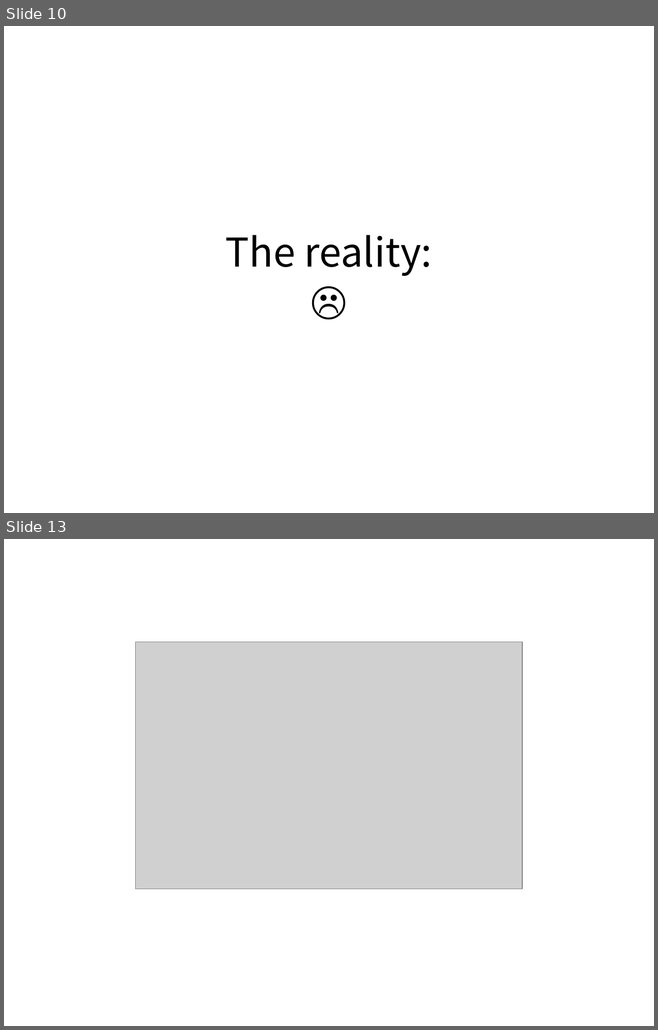
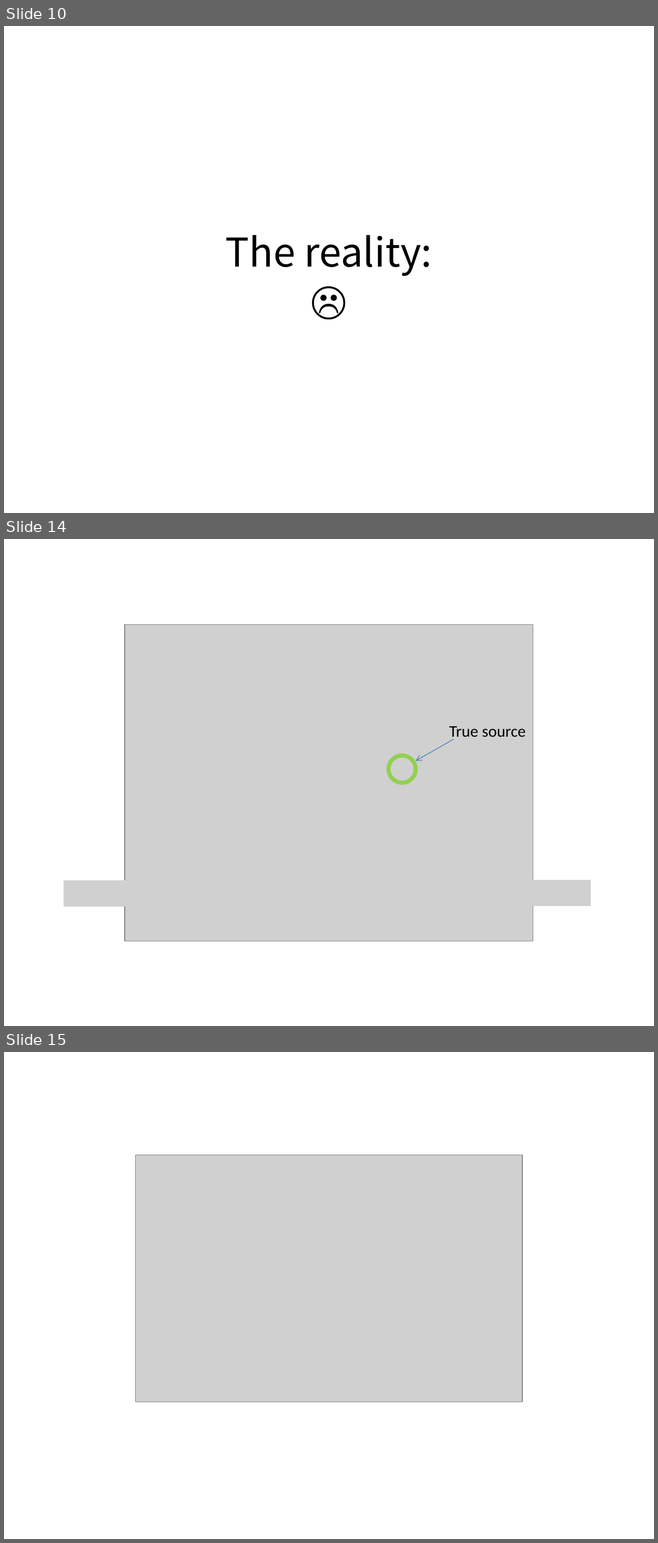
Before and after one commit to gfanti/anonymous-social-networks, a slide deck: presentation/presentation.pptx. Shown one above the other, each under a label of ours: slides 10 and 13 before the commit, slides 10, 14 and 15 after it; the slides between them are not shown. The pictures are 658x1030 and 658x1543 pixels, drawn with LibreOffice and Linux fonts; fonts in the diff are those of the drawing; grey boxes stand for pictures. Boxes give left, top, right and bottom in pixels: in the first picture for what was removed or moved away, otherwise in the second. Text is boxed around its words. In the diff, an @@ line names an element or a change of style, - is before the commit and + after.

```diff
--- a/presentation/presentation.pptx
+++ b/presentation/presentation.pptx
@@ slide 14 added at [4, 539, 654, 1026], background #FFFFFF @@
@@ picture added at [125, 625, 533, 942] @@
@@ picture added at [278, 636, 372, 663] @@
@@ text added at [449, 726, 526, 741], 18 pt, text #000000 @@
+True source
@@ arrow added from (453, 739) to (415, 761), #4B7EBC 0.75 pt @@
@@ picture added at [139, 750, 233, 776] @@
@@ ellipse added at [389, 755, 416, 783], outline #92D050 4.5 pt @@
@@ picture added at [424, 769, 485, 795] @@
@@ picture added at [287, 854, 371, 880] @@
@@ picture added at [64, 881, 157, 907] @@
@@ picture added at [507, 880, 590, 906] @@
@@ what was slide 13 is now slide 15 @@
```
Also in this commit, not shown: 4 slides changed, 5 other slides added, 1 slide removed, 1 other file.
